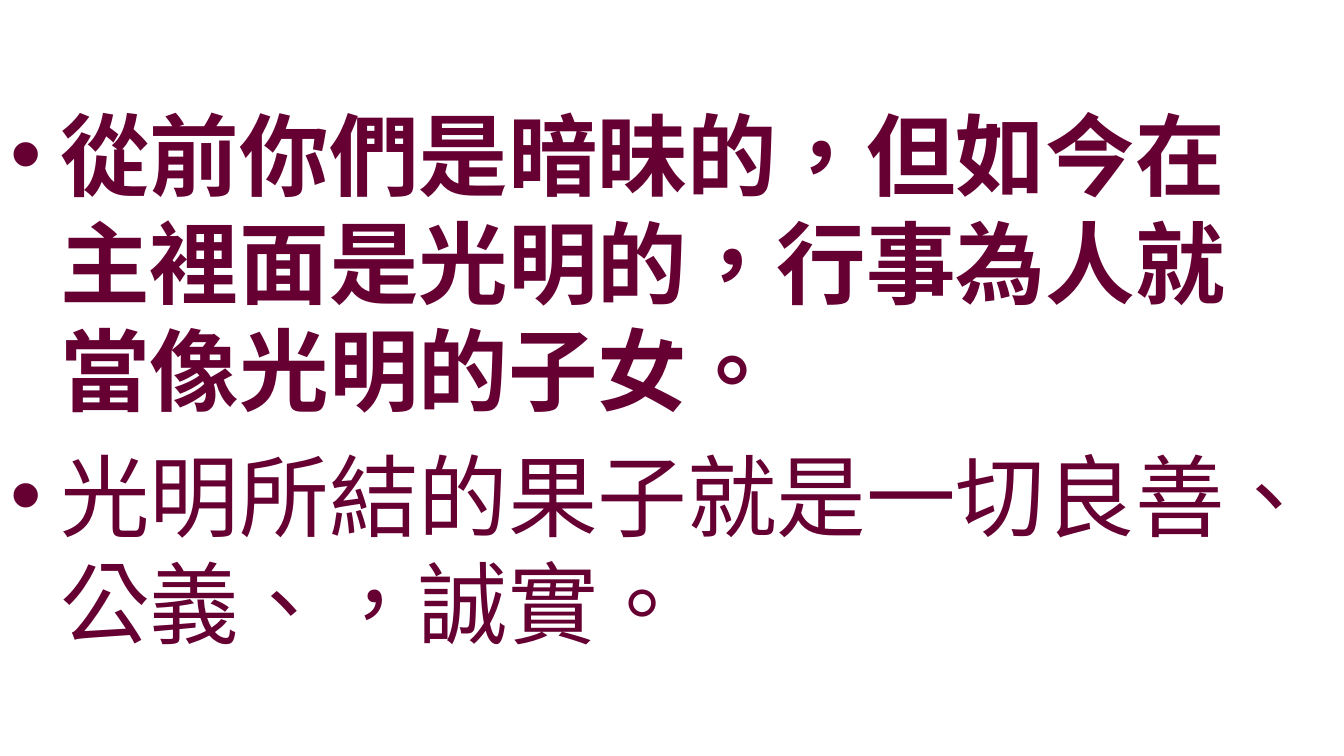
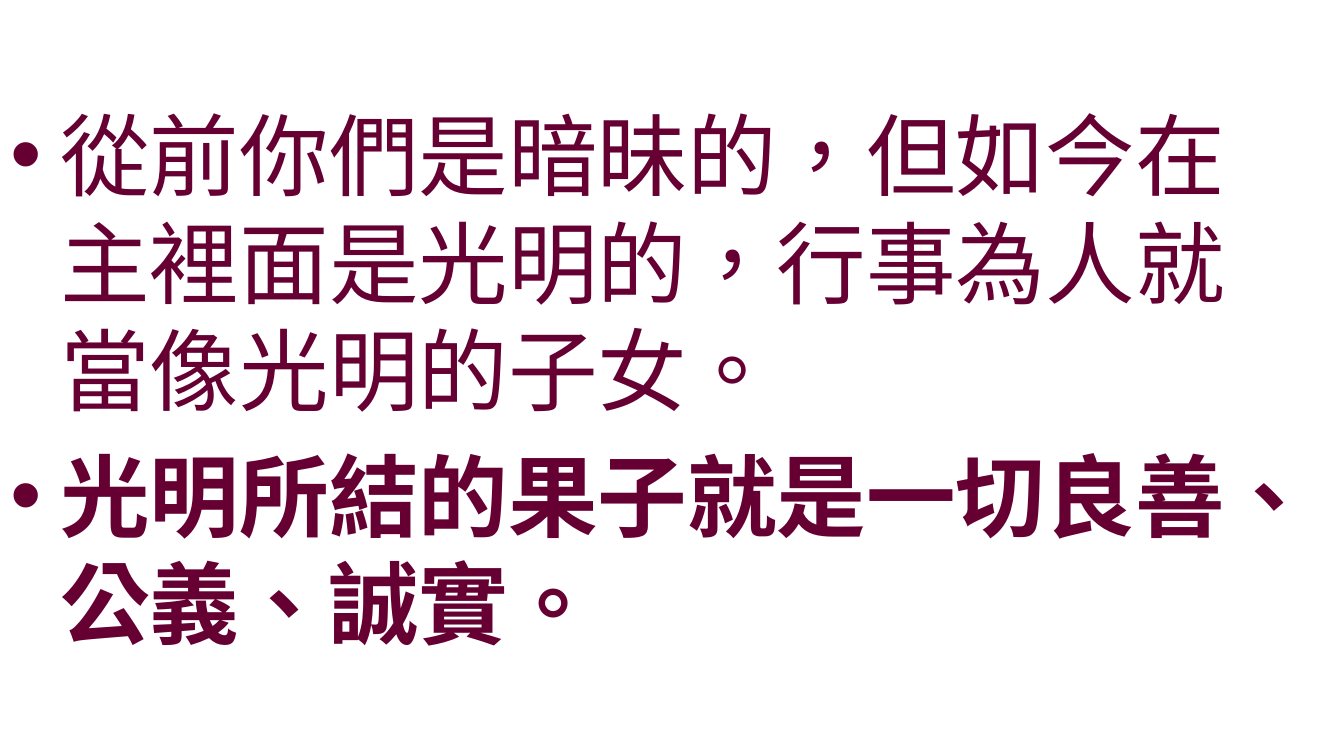
Before and after one commit to batisuoc/worship-resources, a slide deck: slide 10 of 120信徒生活.pptx. Drawn at 1344x756 pixels with LibreOffice and Linux fonts; fonts in the diff are those of the drawing; background and template pictures are left out. Boxes give left, top, right and bottom in pixels: in the first picture for what was removed or moved away, otherwise in the second. Text is boxed around its words. In the diff, an @@ line names an element or a change of style, - is before the commit and + after.

```diff
--- a/120信徒生活.pptx
+++ b/120信徒生活.pptx
@@ text at <box>60,113,1224,412</box>: bold off in "從前你們是暗昧的，但如今在主裡面是光明的，行事為人就當像光明的子女。" @@
@@ text at <box>60,453,1314,646</box>: text changed; bold on @@
-• 光明所結的果子就是一切良善、公義、，誠實。
+• 光明所結的果子就是一切良善、公義、誠實。
```
Also in this commit, not shown: 13 other slides changed.
